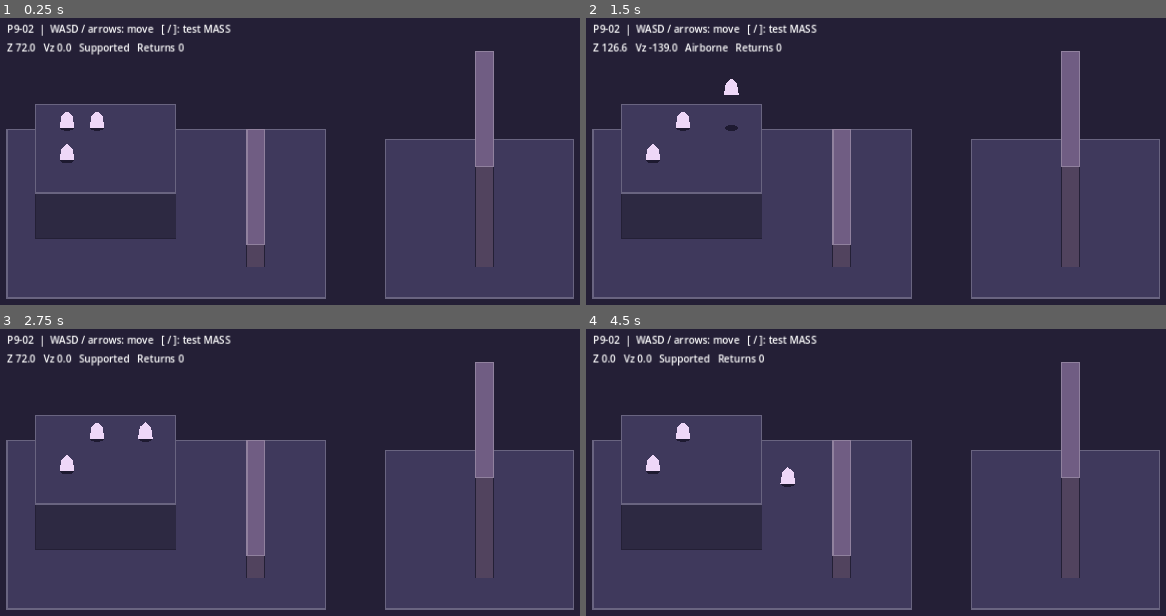
Above: before the commit, frames 1-4 (two rows, left to right).
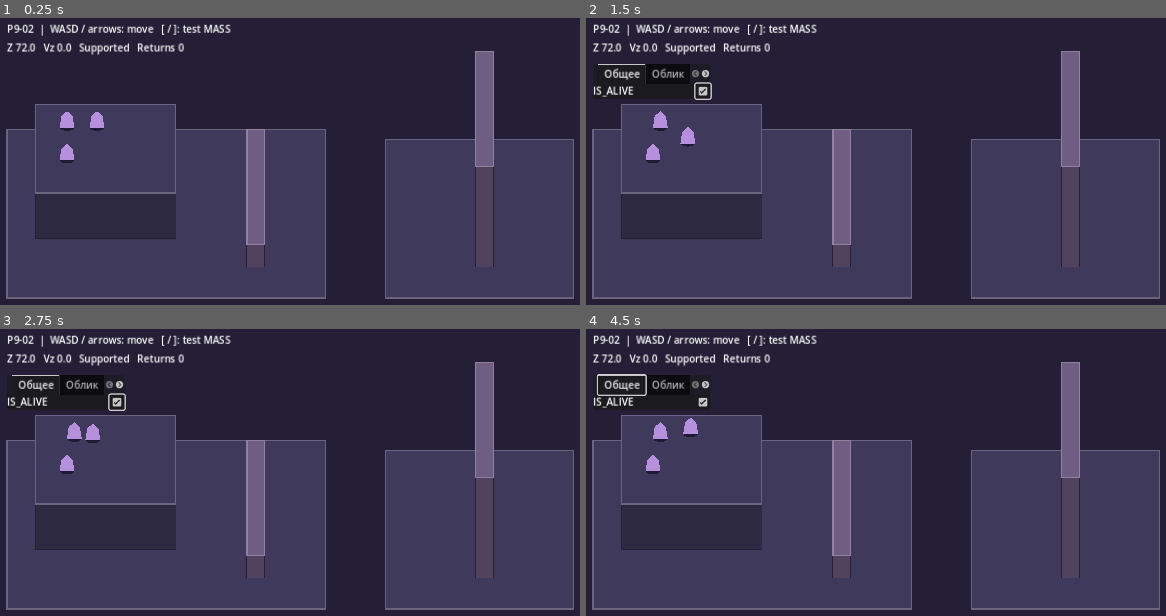
Above: after the commit, the same moments.

Repository: 0ri-space-cat/luna-dev-mode
Game: Godot game, scene res://scenes/skeleton/entity_fixture.tscn
Same seed, same stepped clock (60 frames per second), same inputs: the game is played once before the commit and once after it. This scene is started directly instead of the project's main scene.
Inputs (mouse positions are in pixels of both pictures, inside the frame that each line leads up to):
- Up to frame 1 (0.25 s): no input
- Up to frame 2 (1.5 s): tap Enter at 0.5 s; move the mouse to (1119, 233) at 0.52 s; hold Right (ui_right) 0.53-1.25 s; tap Tab at 0.6 s; click (1119, 233) at 0.67 s; tap Space at 0.77 s; click (702, 89) at 1.27 s
- Up to frame 3 (2.75 s): drag from (197, 593) to (outside the picture) at 2.02 s
- Up to frame 4 (4.5 s): move the mouse to (1021, 458) at 2.77 s; hold Right (ui_right) 2.78-3.5 s; hold E 2.78-3.5 s; tap Tab at 3.05 s; drag from (outside the picture) to (702, 492) at 3.52 s; move the mouse to (outside the picture) at 4.27 s; hold Left (ui_left) from 4.28 s (still down); hold F from 4.28 s (still down)

The runs differ from the first frame. In frame 1, 0.3% of the frame differs, in the area x 10-18%, y 32-50%; in frame 2, 2.2%, in the area x 1-34%, y 8-50%; in frame 3, 1.5%; in frame 4, 2.2%.

Commit message:
M3.40: Connect six-tab debug wand editor to entity behavior and palette

Diff:
--- a/game/scripts/skeleton/entity_body_2d.gd
+++ b/game/scripts/skeleton/entity_body_2d.gd
@@ -7,6 +7,7 @@
 const Brain = preload("res://scripts/runtime2d/behavior_brain_2d.gd")
 var brain := Brain.new()
 var world_registry
+var navigation = null
 
 var record: EntityRecord
 var location_id := ""
@@ -20,7 +21,30 @@
 	return record.get_parameter(key)
 
 
+func can_edit_parameter(key: String) -> bool:
+	if key == "alive":
+		return record.category in ["fridge", "prop"]
+	if key == "asleep":
+		return record.category == "yeti"
+	return key in Parameters.PHYSICS_FIELDS or key in Parameters.BEHAVIOR_FIELDS or key in ["size", "speed", "color", "ai_enabled", "control_source"]
+
+
+func _ready() -> void:
+	super._ready()
+	_marker.color = get_parameter("color")
+
+
 func set_parameter(key: String, value: Variant) -> bool:
+	if not can_edit_parameter(key):
+		return false
+	if key in Parameters.BEHAVIOR_FIELDS or key == "color":
+		var checked: Dictionary = record.registry.normalize(record.category, key, value)
+		if not checked["ok"]:
+			return false
+		record.parameters[key] = checked["value"]
+		if key == "color" and _marker != null:
+			_marker.color = checked["value"]
+		return true
 	if key in ["size", "speed"]:
 		var checked: Dictionary = record.registry.normalize(record.category, key, value)
 		if not checked["ok"]:
@@ -192,3 +216,22 @@
 	record.parameters["size"] = size_value
 	record.parameters["speed"] = speed_value
 	return true
+
+
+func editor_snapshot() -> Dictionary:
+	var data := {"color": get_parameter("color").to_html()}
+	for key in Parameters.BEHAVIOR_FIELDS:
+		data[key] = get_parameter(key)
+	return data
+
+
+func restore_editor(state: Variant) -> bool:
+	if not state is Dictionary or state.size() != Parameters.BEHAVIOR_FIELDS.size() + 1:
+		return false
+	var encoded: Variant = state.get("color")
+	if not encoded is String or encoded.length() != 8 or not Color.html_is_valid(encoded):
+		return false
+	for key in Parameters.BEHAVIOR_FIELDS:
+		if not set_parameter(key, state.get(key)):
+			return false
+	return set_parameter("color", Color.html(encoded))
--- /dev/null
+++ b/game/scripts/skeleton/entity_editor_debug.gd
@@ -0,0 +1,59 @@
+extends PanelContainer
+## Internal six-tab editor. Each input delegates to the world request.
+
+func populate(tabs: Dictionary, submit: Callable) -> void:
+	var stack := TabContainer.new()
+	add_child(stack)
+	for title in tabs:
+		var page := VBoxContainer.new()
+		page.name = title
+		stack.add_child(page)
+		for spec in tabs[title]:
+			var row := HBoxContainer.new()
+			page.add_child(row)
+			var label := Label.new()
+			label.text = spec["label"]
+			label.custom_minimum_size.x = 160
+			row.add_child(label)
+			_add_input(row, spec, submit)
+
+
+func _add_input(row: HBoxContainer, spec: Dictionary, submit: Callable) -> void:
+	var key: String = spec["id"]
+	var initial: Variant = spec["value"]
+	match spec["kind"]:
+		"bool":
+			var toggle := CheckBox.new()
+			toggle.button_pressed = initial
+			row.add_child(toggle)
+			toggle.toggled.connect(func(value: bool):
+				if not submit.call(key, value):
+					toggle.set_pressed_no_signal(not value))
+		"float":
+			var number := SpinBox.new()
+			number.min_value = spec["min"]
+			number.max_value = spec["max"]
+			number.step = maxf(float(spec["step"]), 0.01)
+			number.value = initial
+			row.add_child(number)
+			number.value_changed.connect(func(value: float):
+				if not submit.call(key, value):
+					number.set_value_no_signal(float(number.get_meta("accepted")))
+				else:
+					number.set_meta("accepted", value))
+			number.set_meta("accepted", initial)
+		"enum", "color":
+			var options := OptionButton.new()
+			var choices: Array = spec["choices"]
+			for choice in choices:
+				options.add_item(choice["name"])
+			for index in range(choices.size()):
+				if choices[index]["value"] == initial:
+					options.select(index)
+			options.set_meta("accepted", options.selected)
+			row.add_child(options)
+			options.item_selected.connect(func(index: int):
+				if submit.call(key, choices[index]["value"]):
+					options.set_meta("accepted", index)
+				else:
+					options.select(int(options.get_meta("accepted"))))
--- a/game/scripts/skeleton/entity_fixture.gd
+++ b/game/scripts/skeleton/entity_fixture.gd
@@ -1,5 +1,8 @@
 extends "res://scripts/skeleton/elevation_fixture.gd"
 ## Developer map for ID-based creation, editing and saving of 2D+Z entities.
+
+const DebugEditor = preload("res://scripts/skeleton/entity_editor_debug.gd")
+var _debug_editor: DebugEditor
 
 const EntityBody = preload("res://scripts/skeleton/entity_body_2d.gd")
 const EntityRecord = preload("res://scripts/core/entity_record.gd")
@@ -56,7 +59,7 @@
 		candidate.free()
 		return null
 	candidate.position = point
-	entities.register_entity(identity, candidate, candidate.record.category)
+	entities.register_entity(identity, candidate, _target_group(candidate))
 	add_child(candidate)
 	return candidate
 
@@ -120,8 +123,9 @@
 		data["life"] = body.life_snapshot()
 		data["control"] = body.control_snapshot()
 		data["movement"] = body.movement_snapshot()
+		data["editor"] = body.editor_snapshot()
 		states.append(data)
-	return {"format": SaveStore.FORMAT, "fixture": LOCATION_ID, "entity_state_version": 3, "entities": states}
+	return {"format": SaveStore.FORMAT, "fixture": LOCATION_ID, "entity_state_version": 4, "entities": states}
 
 
 func apply_snapshot(data: Dictionary) -> bool:
@@ -131,7 +135,7 @@
 	if not states is Array or states.is_empty() or states.size() > MAX_ENTITIES:
 		return false
 	var version: Variant = data.get("entity_state_version", 0)
-	if typeof(version) not in [TYPE_INT, TYPE_FLOAT] or float(version) not in [0.0, 1.0, 2.0, 3.0]:
+	if typeof(version) not in [TYPE_INT, TYPE_FLOAT] or float(version) not in [0.0, 1.0, 2.0, 3.0, 4.0]:
 		return false
 	var candidates := {}
 	for state in states:
@@ -146,6 +150,9 @@
 		_free_candidates(candidates)
 		return false
 
+	if is_instance_valid(_debug_editor):
+		_debug_editor.free()
+		_debug_editor = null
 	for identity in entities.list_ids():
 		var previous := entities.get_entity(identity)
 		entities.unregister_entity(identity)
@@ -153,7 +160,7 @@
 	actor = candidates[ENTITY_ID]
 	for identity in candidates:
 		var body: EntityBody = candidates[identity]
-		entities.register_entity(identity, body, body.record.category)
+		entities.register_entity(identity, body, _target_group(body))
 		add_child(body)
 	commands.clear_history()
 	return true
@@ -162,10 +169,10 @@
 func _build_saved_entity(state: Variant, version: int) -> EntityBody:
 	if not state is Dictionary or state.get("location_id") != LOCATION_ID or not state.has("dynamics"):
 		return null
-	if state.has("life") != (version >= 1) or state.has("control") != (version >= 2) or state.has("movement") != (version >= 3):
+	if state.has("life") != (version >= 1) or state.has("control") != (version >= 2) or state.has("movement") != (version >= 3) or state.has("editor") != (version >= 4):
 		return null
 	var body := _build_entity(state)
-	if body != null and ((version >= 3 and not body.restore_movement(state["m …(177 unchanged characters)…
+	if body != null and ((version >= 4 and not body.restore_editor(state["editor"])) or (version >= 3 and not body.restore_movement(state["m …(177 unchanged characters)…
 		body.free()
 		return null
 	return body
@@ -179,6 +186,10 @@
 func _unhandled_key_input(event: InputEvent) -> void:
 	if not keyboard or not event is InputEventKey or not event.pressed or event.echo:
 		return
+	if event.keycode == KEY_TAB:
+		_toggle_debug_editor()
+		get_viewport().set_input_as_handled()
+		return
 	if event.keycode not in [KEY_BRACKETLEFT, KEY_BRACKETRIGHT]:
 		return
 	var target := entities.get_entity(TARGET_ID) as EntityBody
@@ -190,6 +201,9 @@
 
 
 func _apply_keyboard_input() -> void:
+	if is_instance_valid(_debug_editor):
+		apply_player_input(Vector2.ZERO)
+		return
 	var movement := Input.get_vector("ui_left", "ui_right", "ui_up", "ui_down")
 	movement.x += float(Input.is_physical_key_pressed(KEY_D)) - float(Input.is_physical_key_pressed(KEY_A))
 	movement.y += float(Input.is_physical_key_pressed(KEY_S)) - float(Input.is_physical_key_pressed(KEY_W))
@@ -215,3 +229,59 @@
 	# Recovery control is independent of the wand and never teleports a body.
 	var luna := actor as EntityBody
 	return luna.set_parameter("control_source", "PLAYER") and luna.set_parameter("ai_enabled", false)
+
+
+func _target_group(body: EntityBody) -> String:
+	return "LUNA" if body.record.category == "player" else body.record.category.to_upper()
+
+
+func get_wand_editor_tabs(target_id: String) -> Dictionary:
+	if not (actor as EntityBody).accepts_player_input():
+		return {}
+	var target := entities.get_entity(target_id) as EntityBody
+	if not wand_policy.authorize(actor, target, LOCATION_ID, projection, access, parameters, "mass"):
+		return {}
+	var offset := Vector3(actor.position.x - target.position.x, actor.position.y - target.position.y,
+		actor.motion.elevation - target.motion.elevation)
+	if offset.length_squared() > WandPolicy.REACH_PX * WandPolicy.REACH_PX:
+		return {}
+	var tabs := {}
+	for tab in Parameters.EDITOR_TABS:
+		var fields: Array[Dictionary] = []
+		for key in Parameters.EDITOR_TABS[tab]:
+			if not target.can_edit_parameter(key):
+				continue
+			var spec := parameters.get_spec(target.record.category, key)
+			if spec.is_empty():
+				continue
+			spec["value"] = target.get_parameter(key)
+			if key == "ai_enabled":
+				spec["label"] = "AUTONOMY"
+			fields.append(spec)
+		tabs[tab] = fields
+	return tabs
+
+
+func _toggle_debug_editor() -> void:
+	if is_instance_valid(_debug_editor):
+		_debug_editor.free()
+		_debug_editor = null
+		return
+	var selected := ""
+	var nearest := INF
+	for identity in entities.list_ids():
+		var tabs := get_wand_editor_tabs(identity)
+		if tabs.is_empty():
+			continue
+		var target := entities.get_entity(identity) as Node2D
+		var distance := actor.position.distance_squared_to(target.position)
+		if distance < nearest:
+			nearest = distance
+			selected = identity
+	if selected.is_empty():
+		return
+	_debug_editor = DebugEditor.new()
+	_debug_editor.position = Vector2(80, 90)
+	add_child(_debug_editor)
+	_debug_editor.populate(get_wand_editor_tabs(selected),
+		func(key: String, value: Variant): return request_wand_parameter_edit(selected, key, value))
--- a/game/scripts/skeleton/entity_parameters_2d.gd
+++ b/game/scripts/skeleton/entity_parameters_2d.gd
@@ -11,6 +11,15 @@
 	"restitution": "bounciness",
 }
 const PHYSICS_FIELDS := ["mass", "bounciness"]
+const BEHAVIOR_FIELDS := ["behavior_mode", "target_group", "sense_range", "follow_distance", "luna_relation"]
+const EDITOR_TABS := {
+	"Общее": ["alive", "asleep"],
+	"Облик": ["size", "color"],
+	"Физика": ["mass", "bounciness"],
+	"Разум": ["ai_enabled", "control_source", "sense_range"],
+	"Поведение": ["speed", "behavior_mode", "target_group", "follow_distance"],
+	"Отношения": ["luna_relation"],
+}
 
 
 func _init() -> void:
@@ -35,10 +44,15 @@
 
 
 func normalize(category: String, parameter_id: String, proposed: Variant) -> Dictionary:
-	if parameter_id in PHYSICS_FIELDS or parameter_id in ["size", "speed"]:
+	if parameter_id in PHYSICS_FIELDS or parameter_id in ["size", "speed", "sense_range", "follow_distance"]:
 		var spec := get_spec(category, parameter_id)
 		if typeof(proposed) not in [TYPE_INT, TYPE_FLOAT] or not is_finite(float(proposed)):
 			return {"ok": false, "error": "Expected a finite number"}
 		if float(proposed) < spec["min"] or float(proposed) > spec["max"]:
 			return {"ok": false, "error": "Outside the supported physics range"}
+	if parameter_id == "color":
+		for choice in PALETTE:
+			if proposed is Color and proposed == choice["value"]:
+				return {"ok": true, "value": proposed}
+		return {"ok": false, "error": "Unknown palette color"}
 	return super.normalize(category, parameter_id, proposed)
--- a/game/tests/test_skeleton_control.gd
+++ b/game/tests/test_skeleton_control.gd
@@ -57,6 +57,7 @@
 	for body in legacy["entities"]:
 		body.erase("control")
 		body.erase("movement")
+		body.erase("editor")
 	assert(scene.apply_snapshot(legacy))
 	assert(scene.actor.accepts_player_input())
 	assert(not scene.entities.get_entity(YETI).accepts_player_input())
--- /dev/null
+++ b/game/tests/test_skeleton_editor.gd
@@ -0,0 +1,62 @@
+extends SceneTree
+
+const Fixture = preload("res://scenes/skeleton/entity_fixture.tscn")
+const TARGET := "DEV_P9_02_FRIDGE"
+const YETI := "DEV_P9_02_YETI"
+
+func _initialize() -> void:
+	call_deferred("_run")
+
+func _run() -> void:
+	var scene = Fixture.instantiate()
+	scene.keyboard = false
+	root.add_child(scene)
+	await physics_frame
+	var target = scene.entities.get_entity(TARGET)
+	var tabs: Dictionary = scene.get_wand_editor_tabs(TARGET)
+	assert(tabs.size() == 6)
+	assert(tabs["Облик"].size() == 2 and tabs["Отношения"].size() == 1)
+	assert(tabs["Общее"].size() == 1 and tabs["Общее"][0]["id"] == "alive")
+	assert(scene.get_wand_editor_tabs(YETI)["Общее"][0]["id"] == "asleep")
+	assert(scene.get_wand_editor_tabs(scene.actor.entity_id).is_empty())
+	scene._toggle_debug_editor()
+	assert(is_instance_valid(scene._debug_editor))
+	scene._toggle_debug_editor()
+	assert(scene.request_wand_parameter_edit(TARGET, "BASE_COLOR", Color("8ed7bd")))
+	assert(target._marker.color == Color("8ed7bd"))
+	assert(not scene.request_wand_parameter_edit(TARGET, "BASE_COLOR", Color.RED))
+	assert(scene.request_wand_parameter_edit(TARGET, "IS_ALIVE", true))
+	assert(scene.request_wand_parameter_edit(TARGET, "BEHAVIOR_MODE", "IDLE"))
+	var start: Vector2 = target.position
+	await _ticks(10)
+	assert(target.position.is_equal_approx(start))
+	assert(scene.request_wand_parameter_edit(TARGET, "BEHAVIOR_MODE", "CHASE"))
+	await _ticks(10)
+	assert(target.position.distance_to(scene.actor.position) < start.distance_to(scene.actor.position) - 8.0)
+	assert(target.brain.last_target_id == scene.actor.entity_id)
+	assert(scene.request_wand_parameter_edit(TARGET, "BEHAVIOR_MODE", "AUTO"))
+	assert(scene.request_wand_parameter_edit(TARGET, "LUNA_RELATION", "AFRAID"))
+	await _ticks(3)
+	assert(target.brain.last_resolved_mode == "FLEE")
+	assert(scene.request_wand_parameter_edit(TARGET, "BEHAVIOR_MODE", "IDLE"))
+	var saved: Dictionary = JSON.parse_string(JSON.stringify(scene.make_snapshot()))
+	var invalid := saved.duplicate(true)
+	for entry in invalid["entities"]:
+		if entry["id"] == TARGET:
+			entry["editor"]["color"] = "invalid"
+	assert(not scene.apply_snapshot(invalid))
+	assert(scene.apply_snapshot(saved))
+	target = scene.entities.get_entity(TARGET)
+	assert(target.get_parameter("behavior_mode") == "IDLE")
+	assert(target.get_parameter("luna_relation") == "AFRAID")
+	assert(target._marker.color == Color("8ed7bd"))
+	assert(scene.projection.drop_at(scene.actor.position, target.location_id))
+	assert(scene.get_wand_editor_tabs(TARGET).is_empty())
+	print("P9-02: six editor tabs, palette, behavior, relations and snapshots passed")
+	scene.queue_free()
+	await process_frame
+	quit()
+
+func _ticks(count: int) -> void:
+	for tick in range(count):
+		await physics_frame
--- a/game/tests/test_skeleton_life.gd
+++ b/game/tests/test_skeleton_life.gd
@@ -65,6 +65,7 @@
 		body.erase("life")
 		body.erase("control")
 		body.erase("movement")
+		body.erase("editor")
 	assert(scene.apply_snapshot(legacy))
 	assert(not scene.entities.get_entity(FRIDGE).get_parameter("alive"))
 	assert(scene.actor.get_parameter("alive"))
Not shown, changed: docs/manual/00_LUNA_PRODUCTION_MANUAL.md
